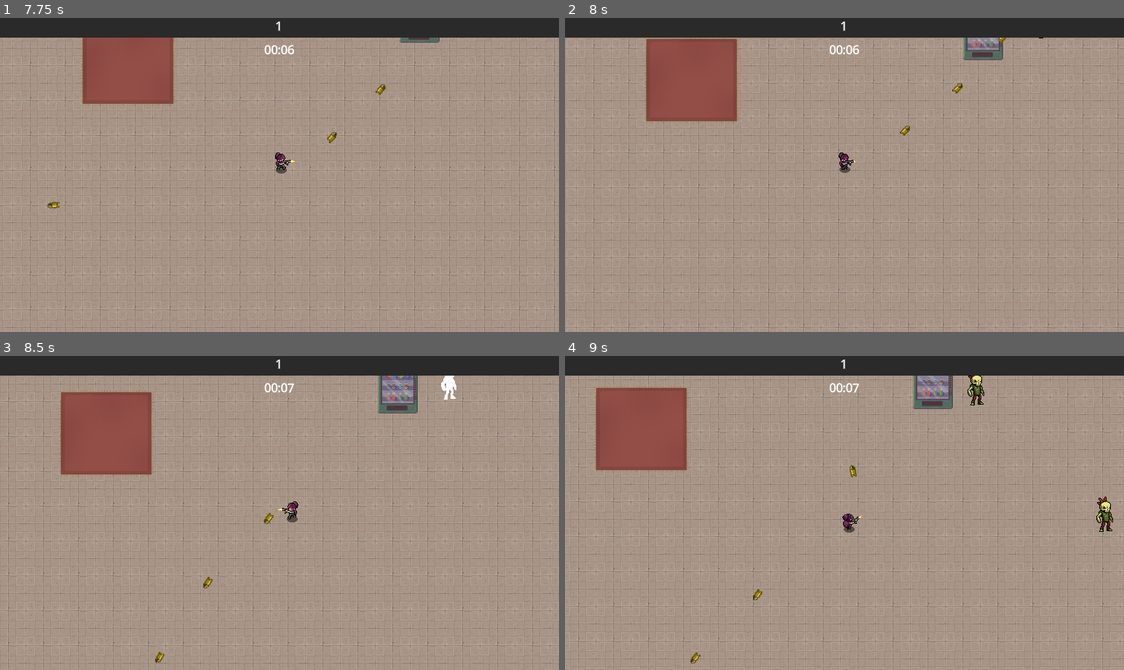
Above: before the commit, frames 1-4 (two rows, left to right).
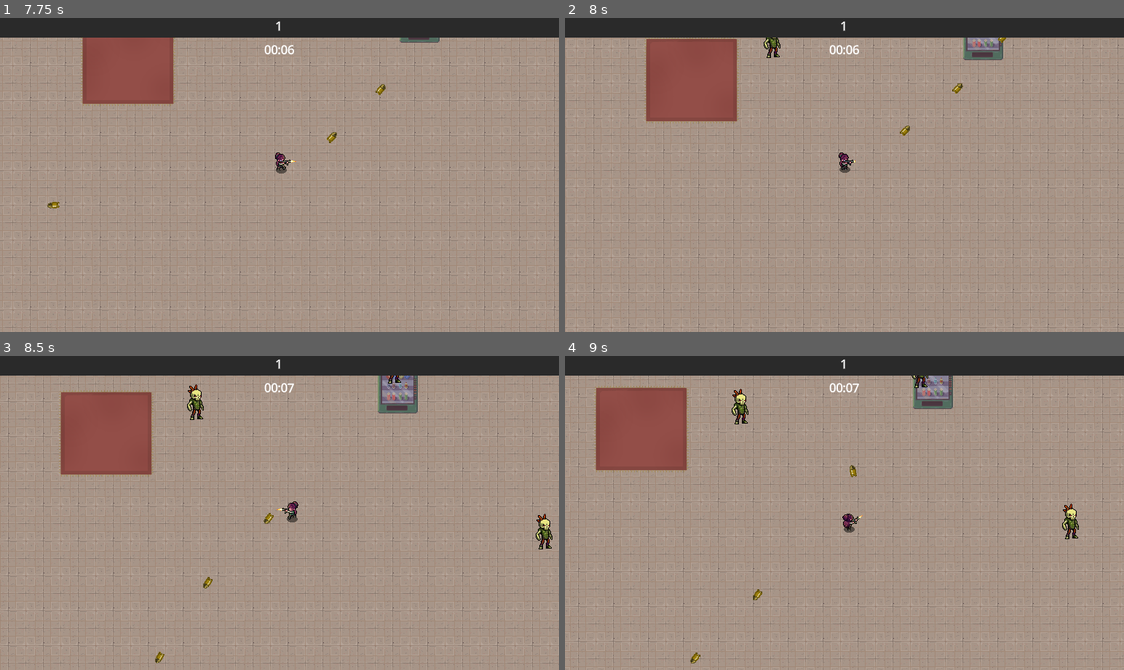
Above: after the commit, the same moments.

Repository: Sylvvs/CoopPuzzle
Game: Godot game, scene res://scenes/logic/scene_handler.tscn
Same seed, same stepped clock (60 frames per second), same inputs: the game is played once before the commit and once after it. The engine's default icon, where the game draws it, is replaced by a stand-in: a white triangle on a blue panel in a dark square.
Inputs (mouse positions are in pixels of both pictures, inside the frame that each line leads up to):
- Up to frame 1 (7.75 s): tap Enter at 0.5 s; move the mouse to (402, 159) at 0.52 s; hold D (right) 0.53-1.25 s; click (402, 159) at 0.6 s; click "X" at 1.25 s; move the mouse to (167, 190) at 2.02 s; hold S (down) 2.03-2.78 s; tap E (interact) every 1.5 s from 2.1 to 6.6 s; move the mouse to (335, 105) at 2.77 s; hold D (right) 2.78-3.53 s; click (335, 105) at 2.85 s; move the mouse to (251, 237) at 3.52 s; hold W (up) 3.53-4.28 s; move the mouse to (447, 222) at 4.27 s; hold A (left) 4.28-5.78 s; click (447, 222) at 4.35 s; move the mouse to (111, 127) at 5.02 s; move the mouse to (307, 175) at 5.77 s; hold S (down) 5.78-6.53 s; click (307, 175) at 5.85 s; move the mouse to (195, 96) at 6.52 s; hold D (right) 6.53-7.28 s; move the mouse to (402, 159) at 7.27 s; hold W (up) from 7.28 s (still down); click (402, 159) at 7.35 s
- Up to frame 2 (8 s): keep holding W (up)
- Up to frame 3 (8.5 s): move the mouse to (167, 528) at 8.02 s; release W (up) at 8.03 s; hold D (right) from 8.03 s (still down); tap E (interact) at 8.1 s
- Up to frame 4 (9 s): move the mouse to (900, 443) at 8.77 s; release D (right) at 8.78 s; hold S (down) from 8.78 s (still down); click (900, 443) at 8.85 s

Frame 1 is identical in both runs. In frame 2, 0.1% of the frame differs, in the area x 35-86%, y 6-13%; in frame 3, 0.6%; in frame 4, 0.9%, in the area x 29-99%, y 6-59%.

Commit message:
balancing goated?

Diff:
--- a/enemies/alien_long_arm.tscn
+++ b/enemies/alien_long_arm.tscn
@@ -47,10 +47,10 @@
 
 [node name="AlienLongArm" type="CharacterBody2D" groups=["enemies"]]
 script = ExtResource("1_kpu7p")
-health = 40
-speed = 30
+health = 500
+speed = 15
 XP = ExtResource("2_2nv8l")
-damage = 15
+damage = 40
 
 [node name="Sprite2D" type="Sprite2D" parent="."]
 texture = ExtResource("1_ye7ao")
--- a/enemies/blue_swamp_guy.tscn
+++ b/enemies/blue_swamp_guy.tscn
@@ -1,8 +1,8 @@
-[gd_scene load_steps=8 format=3 uid="uid://do6iq5xuuy44e"]
+[gd_scene load_steps=8 format=3 uid="uid://d3sqw4g0mfh1x"]
 
 [ext_resource type="Script" uid="uid://bb31720s0lbpe" path="res://enemies/test_enemy.gd" id="1_63wbf"]
 [ext_resource type="Texture2D" uid="uid://dtr66edtwsmfw" path="res://enemies/enemy sprites/Monster Sprites/07.png" id="2_5rwq1"]
-[ext_resource type="PackedScene" path="res://xp/xp_green.tscn" id="2_p0ivy"]
+[ext_resource type="PackedScene" uid="uid://8eirjvkrkebl" path="res://xp/xp_red.tscn" id="2_p0ivy"]
 
 [sub_resource type="Animation" id="Animation_0wayk"]
 resource_name = "Hit"
@@ -47,10 +47,10 @@
 
 [node name="BlueSwampGuy" type="CharacterBody2D" groups=["enemies"]]
 script = ExtResource("1_63wbf")
-health = 50
-speed = 35
+health = 200
+speed = 20
 XP = ExtResource("2_p0ivy")
-damage = 25
+damage = 15
 
 [node name="Sprite2D" type="Sprite2D" parent="."]
 texture = ExtResource("2_5rwq1")
--- a/enemies/fast_chichken.tscn
+++ b/enemies/fast_chichken.tscn
@@ -47,10 +47,10 @@
 
 [node name="FastChicken" type="CharacterBody2D" groups=["enemies"]]
 script = ExtResource("1_dav53")
-health = 15
+health = 100
 speed = 50
 XP = ExtResource("2_tci0k")
-damage = 3
+damage = 5
 
 [node name="Sprite2D" type="Sprite2D" parent="."]
 texture = ExtResource("2_o0e01")
--- a/enemies/grass_zombie.tscn
+++ b/enemies/grass_zombie.tscn
@@ -1,7 +1,7 @@
 [gd_scene load_steps=8 format=3 uid="uid://bruhy0geyt5b8"]
 
 [ext_resource type="Script" uid="uid://bb31720s0lbpe" path="res://enemies/test_enemy.gd" id="1_ay63d"]
-[ext_resource type="PackedScene" uid="uid://8eirjvkrkebl" path="res://xp/xp_red.tscn" id="2_7orb8"]
+[ext_resource type="PackedScene" path="res://xp/xp_blue.tscn" id="2_7orb8"]
 [ext_resource type="Texture2D" uid="uid://dqocsyb2uvk75" path="res://enemies/enemy sprites/Monster Sprites/02.png" id="2_54qng"]
 
 [sub_resource type="CircleShape2D" id="CircleShape2D_ay63d"]
--- a/enemies/moth_dragon_man.tscn
+++ b/enemies/moth_dragon_man.tscn
@@ -48,10 +48,10 @@
 
 [node name="MothDragonMan" type="CharacterBody2D" groups=["enemies"]]
 script = ExtResource("1_amfjb")
-health = 40
-speed = 35
+health = 2000
+speed = 10
 XP = ExtResource("2_8li2d")
-damage = 11
+damage = 45
 
 [node name="Sprite2D" type="Sprite2D" parent="."]
 texture = ExtResource("2_ora4t")
--- a/enemies/red_devil.tscn
+++ b/enemies/red_devil.tscn
@@ -47,7 +47,7 @@
 
 [node name="RedDevil" type="CharacterBody2D" groups=["enemies"]]
 script = ExtResource("1_n5pgu")
-health = 100
+health = 3000
 speed = 50
 XP = ExtResource("2_qo3yb")
 damage = 50
--- a/enemies/sand_golem.tscn
+++ b/enemies/sand_golem.tscn
@@ -1,8 +1,8 @@
-[gd_scene load_steps=8 format=3 uid="uid://bskj1i3sys1vm"]
+[gd_scene load_steps=8 format=3 uid="uid://c0sc47auikx6k"]
 
 [ext_resource type="Script" uid="uid://bb31720s0lbpe" path="res://enemies/test_enemy.gd" id="1_014bn"]
 [ext_resource type="Texture2D" uid="uid://cd64wbb3kftq2" path="res://enemies/enemy sprites/Monster Sprites/10.png" id="2_7q132"]
-[ext_resource type="PackedScene" path="res://xp/xp_green.tscn" id="2_fisxk"]
+[ext_resource type="PackedScene" path="res://xp/xp_blue.tscn" id="2_fisxk"]
 
 [sub_resource type="CapsuleShape2D" id="CapsuleShape2D_seg00"]
 radius = 18.0
@@ -48,10 +48,10 @@
 
 [node name="SandGolem" type="CharacterBody2D" groups=["enemies"]]
 script = ExtResource("1_014bn")
-health = 150
+health = 350
 speed = 15
 XP = ExtResource("2_fisxk")
-damage = 40
+damage = 20
 
 [node name="Sprite2D" type="Sprite2D" parent="."]
 texture = ExtResource("2_7q132")
--- a/enemies/strong_chicken.tscn
+++ b/enemies/strong_chicken.tscn
@@ -47,8 +47,8 @@
 
 [node name="StrongChicken" type="CharacterBody2D" groups=["enemies"]]
 script = ExtResource("1_kqo75")
-health = 35
-speed = 15
+health = 1000
+speed = 20
 XP = ExtResource("2_17c2w")
 damage = 30
 
--- a/enemies/troll.gd
+++ b/enemies/troll.gd
@@ -3,7 +3,7 @@
 var player
 var health = 50
 
-const XP = preload("res://xp/xp.tscn")
+const XP = preload("res://xp/xp_red.tscn")
 
 func _ready() -> void:
 	player = get_tree().get_first_node_in_group('player')
--- a/enemies/troll.tscn
+++ b/enemies/troll.tscn
@@ -1,27 +1,12 @@
-[gd_scene load_steps=8 format=3 uid="uid://chcde7nhetqvb"]
+[gd_scene load_steps=8 format=3 uid="uid://c35h8bv1gygy0"]
 
 [ext_resource type="Script" uid="uid://bb31720s0lbpe" path="res://enemies/test_enemy.gd" id="1_l3jnk"]
-[ext_resource type="PackedScene" uid="uid://b8d07pondnk8f" path="res://xp/xp_blue.tscn" id="2_8u0of"]
+[ext_resource type="PackedScene" path="res://xp/xp_blue.tscn" id="2_8u0of"]
 [ext_resource type="Texture2D" uid="uid://xqky8he6tgel" path="res://enemies/enemy sprites/Monster Sprites/00.png" id="2_l3jnk"]
 
 [sub_resource type="CapsuleShape2D" id="CapsuleShape2D_l3jnk"]
 radius = 19.0
 height = 52.0
-
-[sub_resource type="Animation" id="Animation_8u0of"]
-length = 0.001
-tracks/0/type = "value"
-tracks/0/imported = false
-tracks/0/enabled = true
-tracks/0/path = NodePath("Sprite2D:frame")
-tracks/0/interp = 1
-tracks/0/loop_wrap = true
-tracks/0/keys = {
-"times": PackedFloat32Array(0),
-"transitions": PackedFloat32Array(1),
-"update": 1,
-"values": [55]
-}
 
 [sub_resource type="Animation" id="Animation_l3jnk"]
 resource_name = "Hit"
@@ -40,6 +25,21 @@
 "values": [56, 57, 58, 59, 60]
 }
 
+[sub_resource type="Animation" id="Animation_8u0of"]
+length = 0.001
+tracks/0/type = "value"
+tracks/0/imported = false
+tracks/0/enabled = true
+tracks/0/path = NodePath("Sprite2D:frame")
+tracks/0/interp = 1
+tracks/0/loop_wrap = true
+tracks/0/keys = {
+"times": PackedFloat32Array(0),
+"transitions": PackedFloat32Array(1),
+"update": 1,
+"values": [55]
+}
+
 [sub_resource type="AnimationLibrary" id="AnimationLibrary_8u0of"]
 _data = {
 &"Hit": SubResource("Animation_l3jnk"),
@@ -48,10 +48,10 @@
 
 [node name="Trold" type="CharacterBody2D" groups=["enemies"]]
 script = ExtResource("1_l3jnk")
-health = 65
-speed = 15
+health = 1500
+speed = 20
 XP = ExtResource("2_8u0of")
-damage = 20
+damage = 45
 
 [node name="Sprite2D" type="Sprite2D" parent="." groups=["enemies"]]
 texture = ExtResource("2_l3jnk")
--- a/scenes/player.gd
+++ b/scenes/player.gd
@@ -32,7 +32,7 @@
 
 func graf_changed(func_ref: Callable):
 	gun.f = func_ref
-	gun.stats["difficulty_mult"] *= graph.difficulty_mult
+	gun.stats["difficulty_mult"] = graph.difficulty_mult
 	#gun.stats["Pierce"] = 1+(level/5)
 	print("Damage is now ", gun.stats["Damage"])
 	print("Pierce is now ", gun.stats["Pierce"])
@@ -102,11 +102,11 @@
 func upgrade_character(upgrade):
 	match upgrade:
 		"magictome1","magictome2","magictome3","magictome4","magictome5":
-			gun.stats["Cooldown_Timer"] *= 0.8
+			gun.stats["Cooldown_Timer"] *= 0.9
 		"speed1","speed2","speed3","speed4","speed5":
-			SPEED += 20
+			SPEED += 15
 		"damage1","damage2","damage3","damage4","damage5":
-			gun.stats["Damage"] += 5
+			gun.stats["Damage"] += 2.5
 		"health1","health2","health3","health4","health5":
 			max_health *= 1.2
 			health += max_health / 6
--- a/scenes/player.tscn
+++ b/scenes/player.tscn
@@ -726,6 +726,7 @@
 
 [node name="GraphEditingWindow" parent="CanvasLayer" instance=ExtResource("22_a38lo")]
 visible = false
+texture_filter = 0
 mouse_filter = 0
 
 [node name="lbl_timer" type="Label" parent="CanvasLayer"]
--- a/scenes/testlevel.tscn
+++ b/scenes/testlevel.tscn
@@ -14,6 +14,14 @@
 [ext_resource type="Script" uid="uid://mfnrh5v2f7jc" path="res://scripts/enemy_info.gd" id="13_2bxju"]
 [ext_resource type="PackedScene" uid="uid://bp8u3quvue3bu" path="res://enemies/chicken_turtle_man.tscn" id="13_d1tnr"]
 [ext_resource type="AudioStream" uid="uid://cqh0vwveo1oxi" path="res://Sound og Music/Pokemon BlackWhite Music - N's Castle.mp3" id="13_jyu13"]
+[ext_resource type="PackedScene" uid="uid://2o6pfo1tpygf" path="res://enemies/moth_dragon_man.tscn" id="13_uows2"]
+[ext_resource type="PackedScene" uid="uid://d3sqw4g0mfh1x" path="res://enemies/blue_swamp_guy.tscn" id="14_jyu13"]
+[ext_resource type="PackedScene" uid="uid://c0sc47auikx6k" path="res://enemies/sand_golem.tscn" id="15_4k8th"]
+[ext_resource type="PackedScene" uid="uid://ctw6okfjkaj8x" path="res://enemies/fast_chichken.tscn" id="16_86ygi"]
+[ext_resource type="PackedScene" uid="uid://buar28oebxcui" path="res://enemies/alien_long_arm.tscn" id="17_sptfc"]
+[ext_resource type="PackedScene" uid="uid://ckmcwb7bk0epo" path="res://enemies/strong_chicken.tscn" id="18_sptfc"]
+[ext_resource type="PackedScene" uid="uid://c35h8bv1gygy0" path="res://enemies/troll.tscn" id="20_ovtu5"]
+[ext_resource type="PackedScene" uid="uid://dcp2ero3brcsr" path="res://enemies/red_devil.tscn" id="21_13qpb"]
 
 [sub_resource type="TileSetAtlasSource" id="TileSetAtlasSource_ifqpo"]
 texture = ExtResource("1_hyqgw")
@@ -7187,7 +7195,7 @@
 time_end = 120
 enemy = ExtResource("12_2bxju")
 enemy_num = 1
-enemy_spawn_delay = 2
+enemy_spawn_delay = 1
 metadata/_custom_type_script = "uid://mfnrh5v2f7jc"
 
 [sub_resource type="Resource" id="Resource_ylnb8"]
@@ -7205,7 +7213,118 @@
 time_end = 120
 enemy = ExtResource("13_d1tnr")
 enemy_num = 1
-enemy_spawn_delay = 3
+enemy_spawn_delay = 1
+metadata/_custom_type_script = "uid://mfnrh5v2f7jc"
+
+[sub_resource type="Resource" id="Resource_d1tnr"]
+script = ExtResource("13_2bxju")
+time_start = 105
+time_end = 150
+enemy = ExtResource("14_jyu13")
+enemy_num = 1
+enemy_spawn_delay = 1
+metadata/_custom_type_script = "uid://mfnrh5v2f7jc"
+
+[sub_resource type="Resource" id="Resource_86ygi"]
+script = ExtResource("13_2bxju")
+time_start = 120
+time_end = 150
+enemy = ExtResource("13_d1tnr")
+enemy_num = 2
+metadata/_custom_type_script = "uid://mfnrh5v2f7jc"
+
+[sub_resource type="Resource" id="Resource_xnipy"]
+script = ExtResource("13_2bxju")
+time_start = 150
+time_end = 180
+enemy = ExtResource("12_uows2")
+enemy_num = 1
+metadata/_custom_type_script = "uid://mfnrh5v2f7jc"
+
+[sub_resource type="Resource" id="Resource_ovtu5"]
+script = ExtResource("13_2bxju")
+time_start = 180
+time_end = 240
+enemy = ExtResource("15_4k8th")
+enemy_num = 1
+metadata/_custom_type_script = "uid://mfnrh5v2f7jc"
+
+[sub_resource type="Resource" id="Resource_13qpb"]
+script = ExtResource("13_2bxju")
+time_start = 210
+time_end = 300
+enemy = ExtResource("16_86ygi")
+enemy_num = 3
+enemy_spawn_delay = 5
+metadata/_custom_type_script = "uid://mfnrh5v2f7jc"
+
+[sub_resource type="Resource" id="Resource_eghoi"]
+script = ExtResource("13_2bxju")
+time_start = 270
+time_end = 300
+enemy = ExtResource("17_sptfc")
+enemy_num = 1
+enemy_spawn_delay = 1
+metadata/_custom_type_script = "uid://mfnrh5v2f7jc"
+
+[sub_resource type="Resource" id="Resource_xhaer"]
+script = ExtResource("13_2bxju")
+time_start = 300
+time_end = 390
+enemy = ExtResource("18_sptfc")
+enemy_num = 1
+enemy_spawn_delay = 1
+metadata/_custom_type_script = "uid://mfnrh5v2f7jc"
+
+[sub_resource type="Resource" id="Resource_csw3h"]
+script = ExtResource("13_2bxju")
+time_start = 360
+time_end = 420
+enemy = ExtResource("13_uows2")
+enemy_num = 1
+enemy_spawn_delay = 15
+metadata/_custom_type_script = "uid://mfnrh5v2f7jc"
+
+[sub_resource type="Resource" id="Resource_2js2i"]
+script = ExtResource("13_2bxju")
+time_start = 390
+time_end = 450
+enemy = ExtResource("20_ovtu5")
+enemy_num = 1
+enemy_spawn_delay = 1
+metadata/_custom_type_script = "uid://mfnrh5v2f7jc"
+
+[sub_resource type="Resource" id="Resource_nx4cp"]
+script = ExtResource("13_2bxju")
+time_start = 450
+time_end = 500
+enemy = ExtResource("21_13qpb")
+enemy_num = 1
+enemy_spawn_delay = 1
+metadata/_custom_type_script = "uid://mfnrh5v2f7jc"
+
+[sub_resource type="Resource" id="Resource_gcbpc"]
+script = ExtResource("13_2bxju")
+time_start = 500
+time_end = 550
+enemy = ExtResource("21_13qpb")
+enemy_num = 1
+metadata/_custom_type_script = "uid://mfnrh5v2f7jc"
+
+[sub_resource type="Resource" id="Resource_5fega"]
+script = ExtResource("13_2bxju")
+time_start = 550
+time_end = 600
+enemy = ExtResource("21_13qpb")
+enemy_num = 3
+metadata/_custom_type_script = "uid://mfnrh5v2f7jc"
+
+[sub_resource type="Resource" id="Resource_b5i6p"]
+script = ExtResource("13_2bxju")
+time_start = 600
+time_end = 10000
+enemy = ExtResource("21_13qpb")
+enemy_num = 5
 metadata/_custom_type_script = "uid://mfnrh5v2f7jc"
 
 [node name="Node2D" type="Node2D"]
@@ -7230,7 +7349,7 @@
 position = Vector2(465, 247)
 
 [node name="EnemySpawner" parent="." instance=ExtResource("12_ifqpo")]
-spawns = Array[ExtResource("13_2bxju")]([SubResource("Resource_uows2"), SubResource("Resource_ylnb8"), SubResource("Resource_4k8th")])
+spawns = Array[ExtResource("13_2bxju")]([SubResource("Resource_uows2"), SubResource("Resource_ylnb8"), SubResource("Resource_4k8th"), SubResource("Resource_d1tnr"), SubResource("Resource_86ygi"), SubResource("Resource_xnipy"), SubResource("Resource_ovtu5"), SubResource("Resource_13qpb"), SubResource("Resource_eghoi"), SubResource("Resource_xhaer"), SubResource("Resource_csw3h"), SubResource("Resource_2js2i"), SubResource("Resource_nx4cp"), SubResource("Resource_gcbpc"), SubResource("Resource_5fega"), SubResource("Resource_b5i6p")])
 
 [node name="AudioStreamPlayer" type="AudioStreamPlayer" parent="."]
 stream = ExtResource("13_jyu13")
--- a/scripts/graph_editing_window.gd
+++ b/scripts/graph_editing_window.gd
@@ -167,7 +167,7 @@
 		"Exponential":
 			diff += sqrt(abs(A))
 		"Potential":
-			diff += 2.0 / sqrt(max(0.01, A))
+			diff += 0.5 * sqrt(abs(A)) + 0.2 * 1.0 / sqrt(abs(B)+0.1)
 		_:
 			diff = 1.0
 
--- a/scripts/gun.gd
+++ b/scripts/gun.gd
@@ -8,6 +8,7 @@
 var f: Callable = func(x): return sin(2*x)
 
 func _process(delta: float) -> void:
+	# print("Damage: ", stats["Damage"], " Mult: ", stats["difficulty_mult"])
 	var mouse = get_global_mouse_position()
 	var to_mouse = mouse - get_parent().global_position
 
--- a/xp/xp_green.tscn
+++ b/xp/xp_green.tscn
@@ -8,7 +8,7 @@
 
 [node name="XpGreen" type="Area2D" groups=["xp"]]
 script = ExtResource("1_vucbj")
-xp_value = 50
+xp_value = 100
 
 [node name="CollisionShape2D" type="CollisionShape2D" parent="."]
 shape = SubResource("CircleShape2D_v1btw")
Not shown: 1 places in enemies/alien_long_arm.tscn that only renumber resources
Not shown: 1 places in enemies/fast_chichken.tscn that only renumber resources
Not shown: 1 places in enemies/moth_dragon_man.tscn that only renumber resources
Not shown: 1 places in enemies/red_devil.tscn that only renumber resources
Not shown: 1 places in enemies/strong_chicken.tscn that only renumber resources
Not shown: 1 places in scenes/player.tscn that only renumber resources
Not shown: 1 places in scenes/testlevel.tscn that only renumber resources
Not shown: 1 places in xp/xp_green.tscn that only renumber resources
